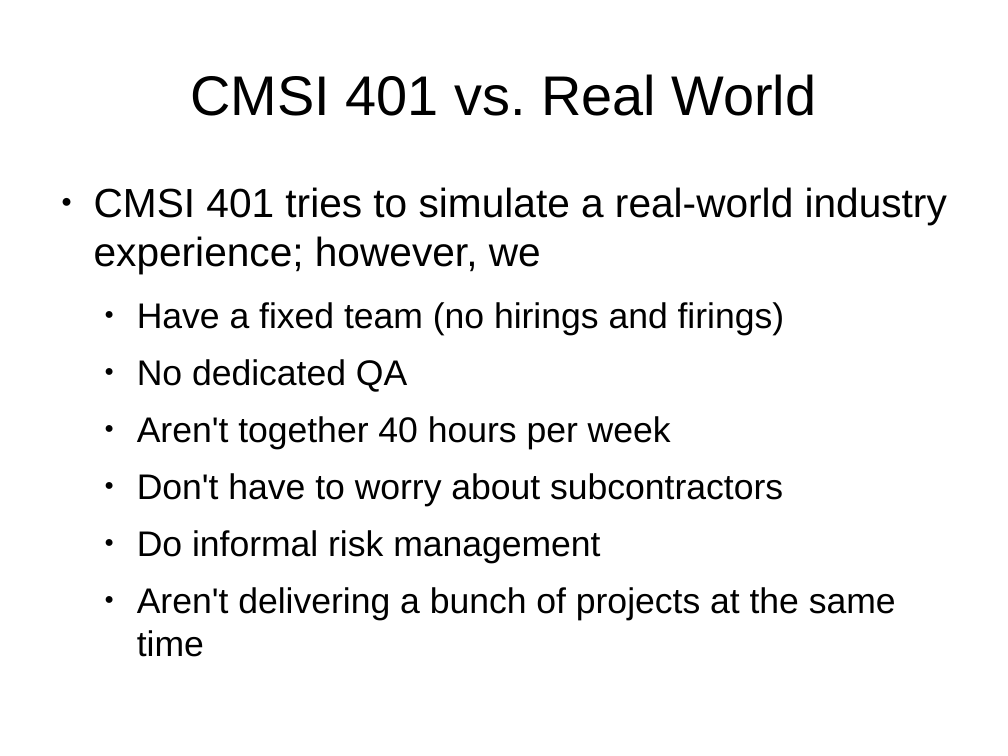
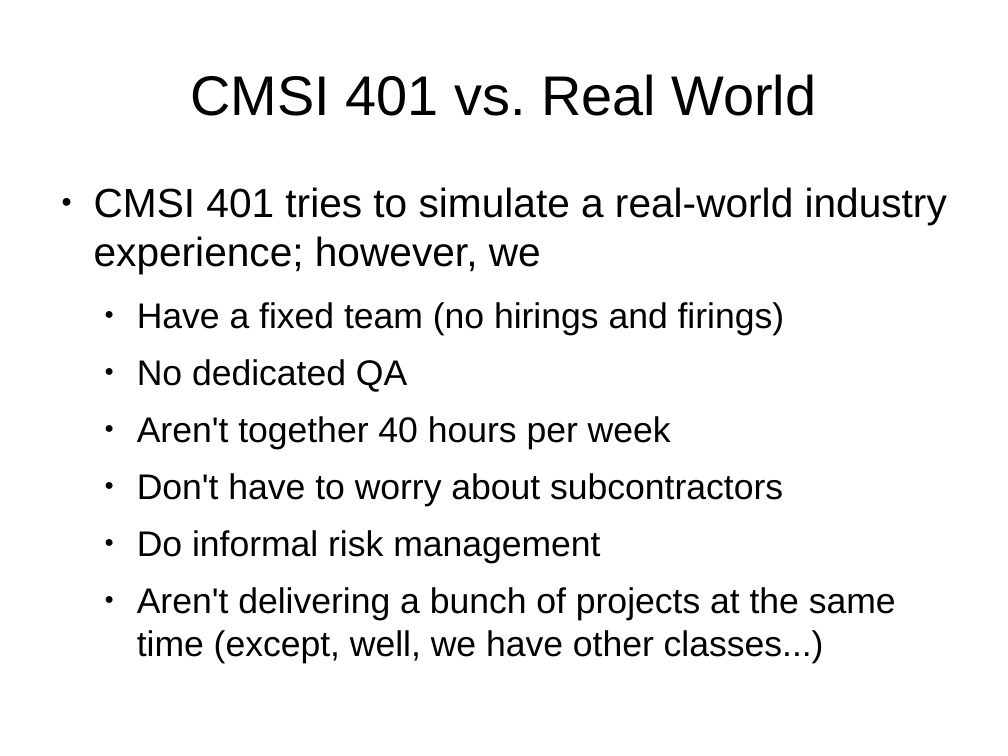
Before and after one commit to lmucs/playserengeti, a slide deck: slide 6 of serengeti/src/site/serengeti.odp. Drawn at 1008x756 pixels with LibreOffice and Linux fonts; fonts in the diff are those of the drawing. Boxes give left, top, right and bottom in pixels: in the first picture for what was removed or moved away, otherwise in the second. Text is boxed around its words. In the diff, an @@ line names an element or a change of style, - is before the commit and + after.

```diff
--- a/serengeti/src/site/serengeti.odp
+++ b/serengeti/src/site/serengeti.odp
@@ text at <box>137,587,896,663</box>: text changed @@
-  ● Aren't delivering a bunch of projects at the same time
+  ● Aren't delivering a bunch of projects at the same time (except, well, we have other classes...)
```
Also in this commit, not shown: 8 other slides changed, 7 slides added, 8 slides removed.
